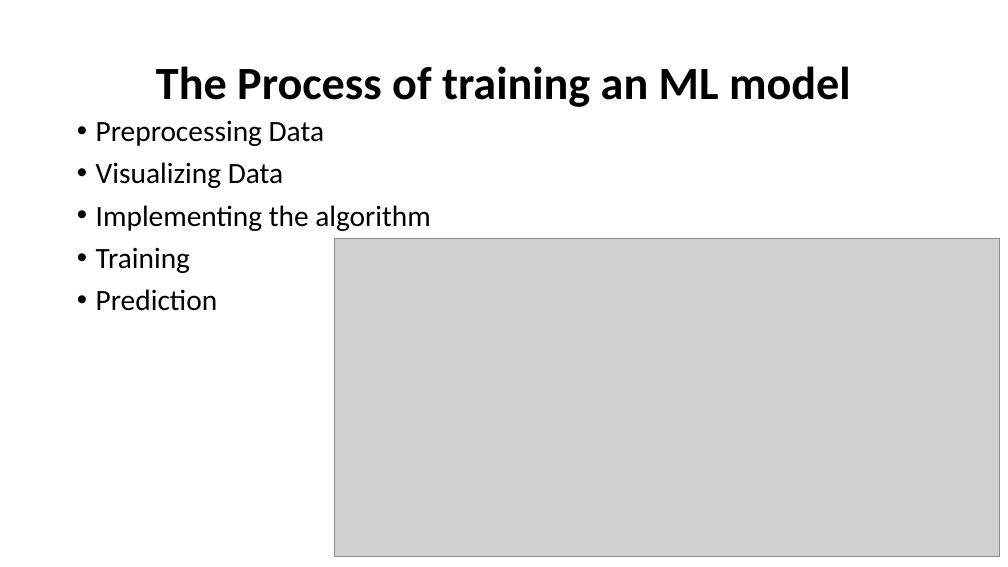
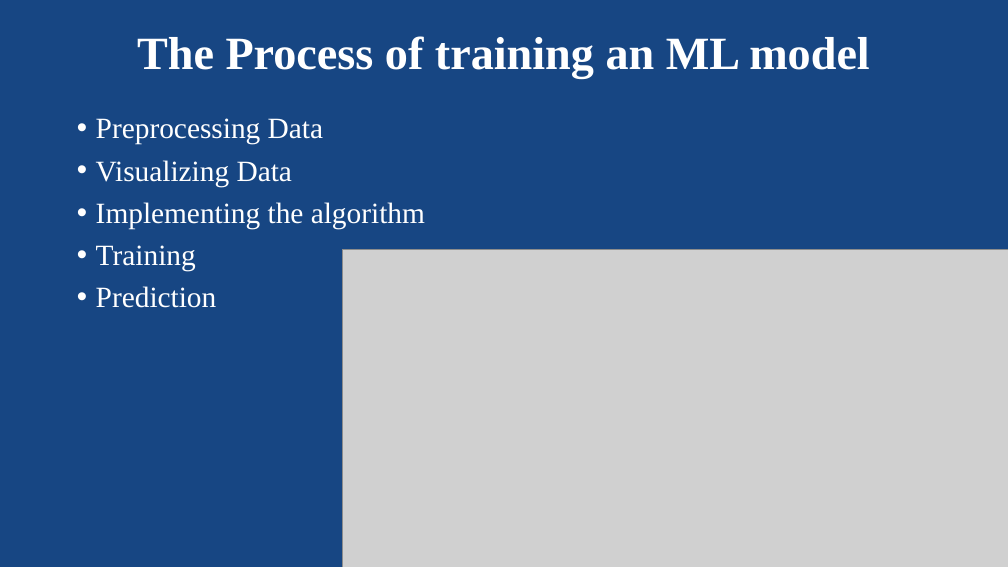
Before and after one commit to SaretMagnoslove/Machine_learning_Workshop, a slide deck: slide 13 of Presentation/WorkshopPresentation.pptx (slide 11 before the commit). Drawn at 1008x567 pixels with LibreOffice and Linux fonts; fonts in the diff are those of the drawing; grey boxes stand for pictures. Boxes give left, top, right and bottom in pixels: in the first picture for what was removed or moved away, otherwise in the second. Text is boxed around its words. In the diff, an @@ line names an element or a change of style, - is before the commit and + after.

```diff
--- a/Presentation/WorkshopPresentation.pptx
+++ b/Presentation/WorkshopPresentation.pptx
@@ background #FFFFFF to #174683 @@
@@ title "The Process of training an ..." at <box>137,36,870,79</box>: font Calibri to Times New Roman, text colour #000000 to #FFFFFF @@
@@ title "The Process of training an ...": place and size @@
-title "The Process of training an ..." at <box>156,66,851,107</box>
+title "The Process of training an ..." at <box>137,36,870,79</box>
@@ text "Preprocessing Data" at <box>96,118,425,308</box>: font Calibri to Times New Roman, text colour #000000 to #FFFFFF @@
@@ picture: place and size @@
-picture at <box>334,238,1000,556</box>
+picture at <box>343,250,1008,567</box>
```
Also in this commit, not shown: 9 other slides changed, 3 slides added, 1 slide removed.
